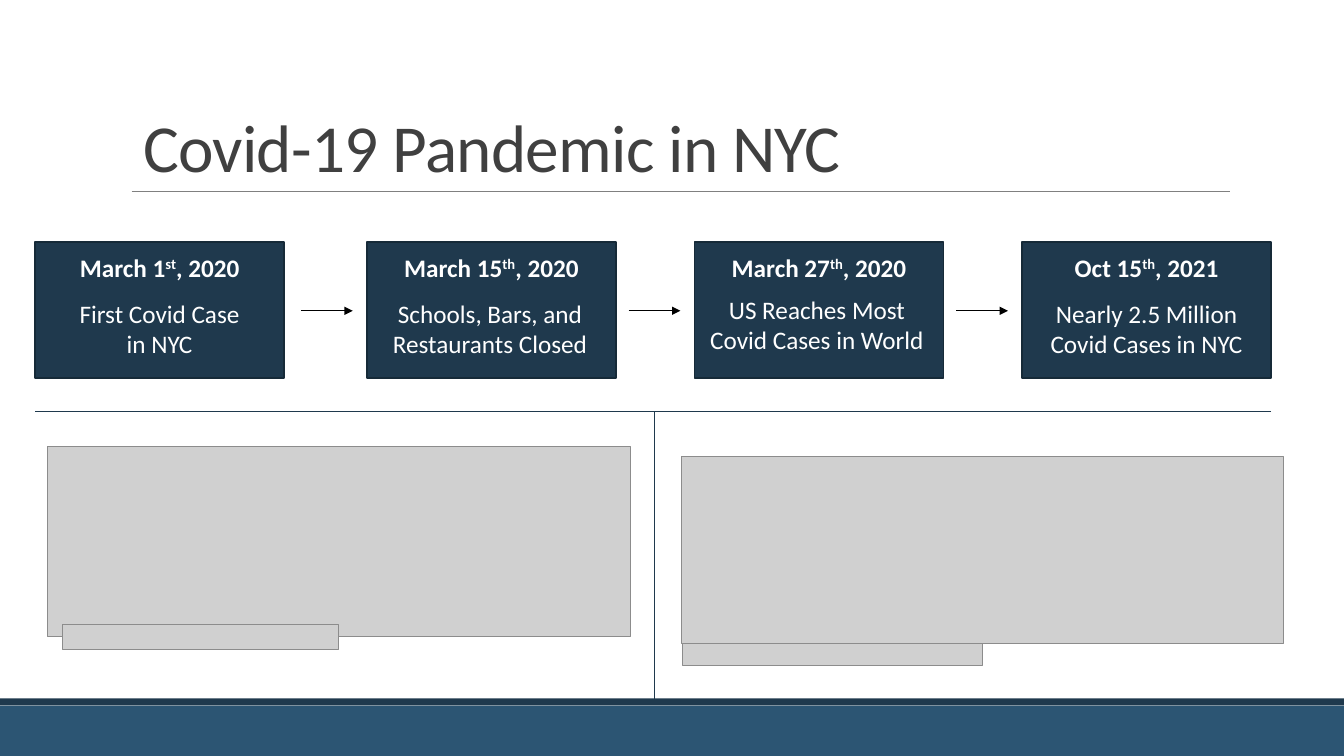
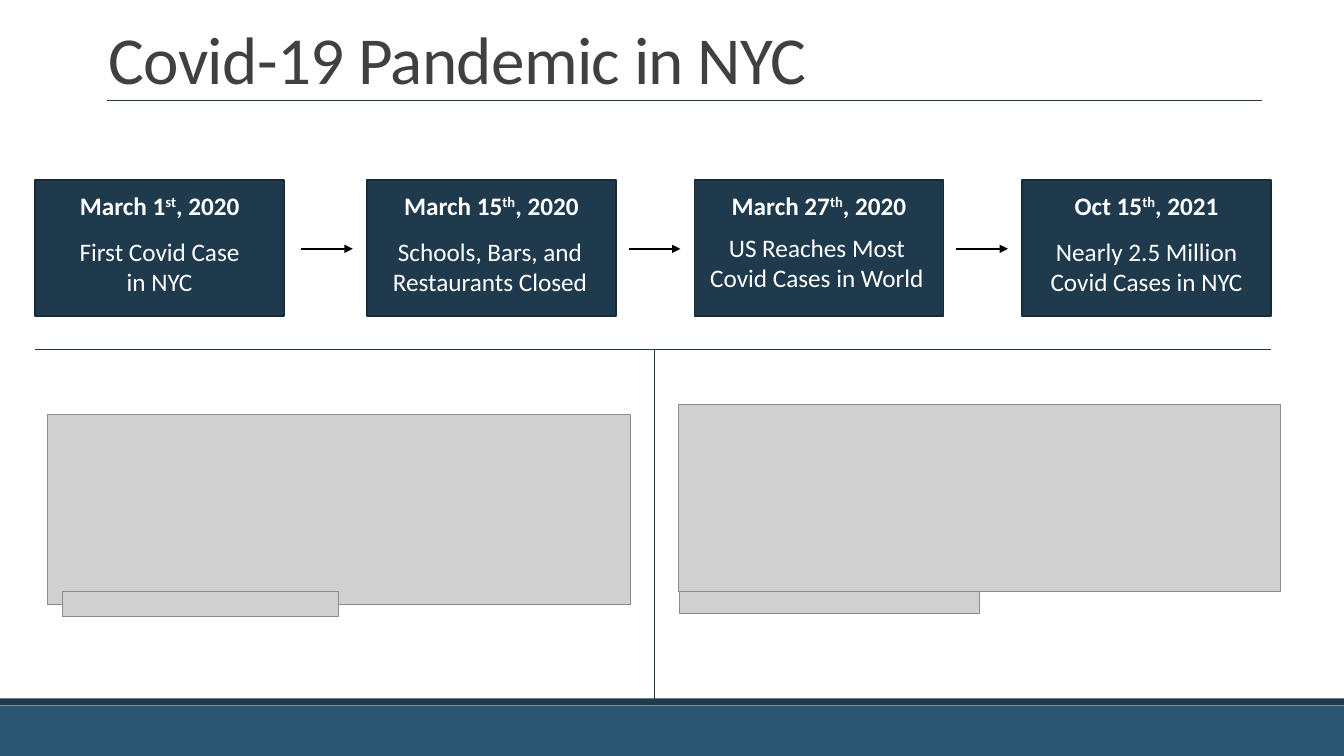
Before and after one commit to jackcopeland11/nyc_apartment_rent_analysis, a slide deck: slide 3 of Covid-19 and the NYC Apartment Market.pptx. Drawn at 1344x756 pixels with LibreOffice and Linux fonts; fonts in the diff are those of the drawing; grey boxes stand for pictures. Boxes give left, top, right and bottom in pixels: in the first picture for what was removed or moved away, otherwise in the second. Text is boxed around its words. In the diff, an @@ line names an element or a change of style, - is before the commit and + after.

```diff
--- a/Covid-19 and the NYC Apartment Market.pptx
+++ b/Covid-19 and the NYC Apartment Market.pptx
@@ title "Covid-19 Pandemic in NYC" rewrapped from [143, 125, 840, 173] to [109, 37, 806, 101] @@
@@ line added from (107, 100) to (1262, 100), #1F394D 1 pt @@
@@ rectangle added at [107, 170, 1254, 199], fill #FFFFFF, outline #FFFFFF 1.25 pt @@
@@ line removed from (132, 192) to (1231, 192) @@
@@ 8 texts, 4 rectangles, 3 arrows, 1 line: place and size @@
-8 texts, 4 rectangles, 3 arrows, 1 line at [35, 242, 1271, 411]
+8 texts, 4 rectangles, 3 arrows, 1 line at [35, 180, 1271, 350]
@@ line moved from (654, 411) - (654, 700) to (654, 350) - (654, 700) @@
@@ picture: place and size @@
-picture at [47, 447, 630, 636]
+picture at [47, 414, 630, 604]
@@ picture: place and size @@
-picture at [682, 457, 1284, 643]
+picture at [679, 405, 1280, 592]
@@ picture: place and size @@
-picture at [63, 624, 339, 649]
+picture at [63, 592, 339, 617]
@@ picture: place and size @@
-picture at [683, 643, 982, 665]
+picture at [681, 592, 980, 614]
```
Also in this commit, not shown: 10 other slides changed, 2 slides added.
